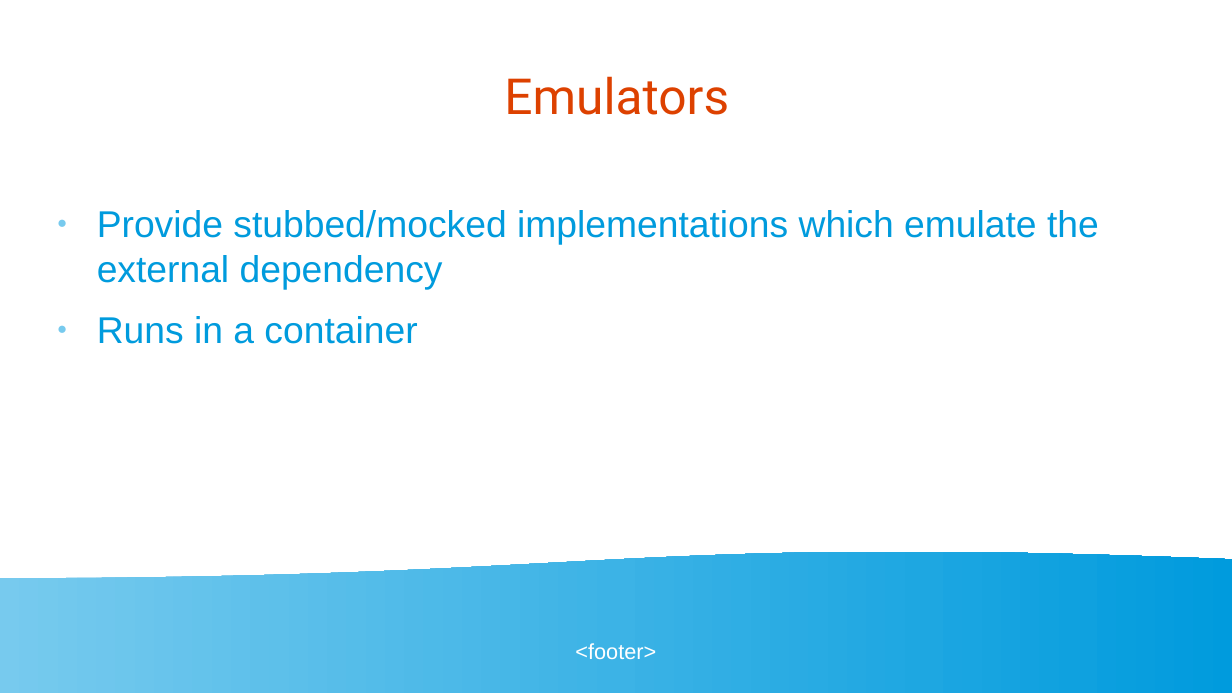
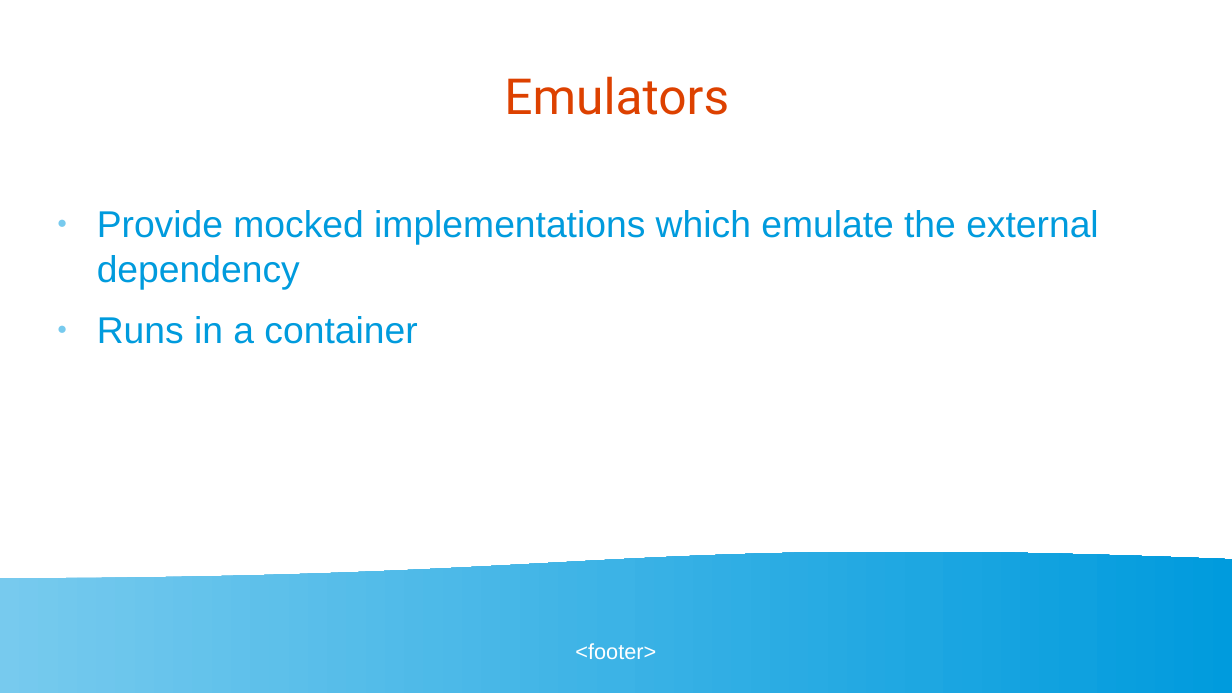
Before and after one commit to golangbot/gophercon-uk-2025-talk, a slide deck: slide 22 of Presentation.odp. Drawn at 1232x693 pixels with LibreOffice and Linux fonts; fonts in the diff are those of the drawing. Boxes give left, top, right and bottom in pixels: in the first picture for what was removed or moved away, otherwise in the second. Text is boxed around its words. In the diff, an @@ line names an element or a change of style, - is before the commit and + after.

```diff
--- a/Presentation.odp
+++ b/Presentation.odp
@@ text at (x1=97, y1=210, x2=1099, y2=290): text changed @@
-● Provide stubbed/mocked implementations which emulate the external dependency
+● Provide mocked implementations which emulate the external dependency
```
Also in this commit, not shown: 9 other slides changed, 4 other files.
